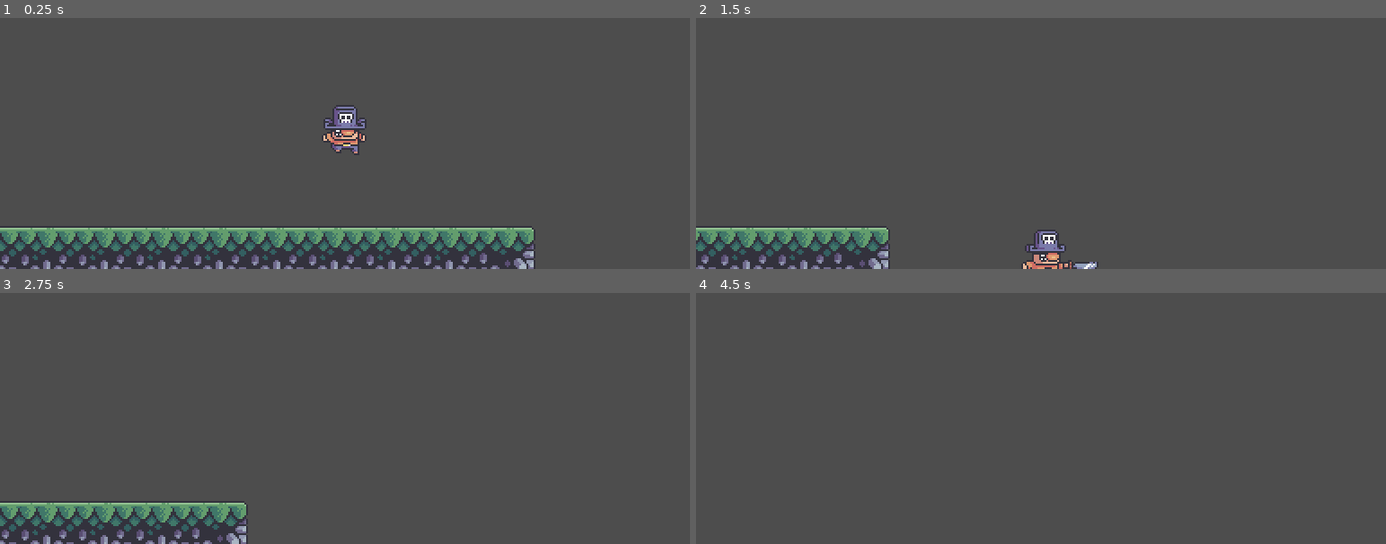
Above: before the commit, frames 1-4 (two rows, left to right).
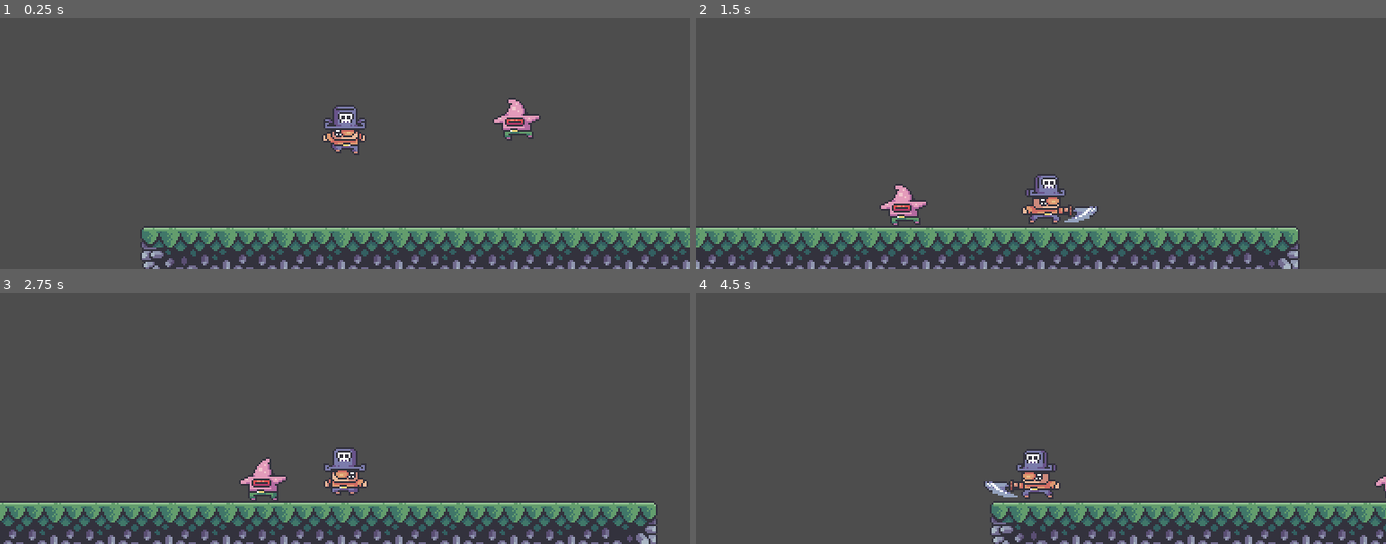
Above: after the commit, the same moments.

Repository: andremmvgabriel/pirate-adventures
Game: Godot game, scene res://scenes/level.tscn
Two runs of this game, one before a commit and one after it. Both use one fixed random seed, a clock stepped at 60 frames per second and the inputs below.
Inputs:
- Up to frame 1 (0.25 s): no input
- Up to frame 2 (1.5 s): hold Right (move_right) from 0.53 s (still down); tap K (attack) at 0.6, 1.35 s; tap Up (jump) at 0.77 s
- Up to frame 3 (2.75 s): tap Up (jump) at 1.52 s; release Right (move_right) at 2.03 s; hold Left (move_left) from 2.03 s (still down); tap K (attack) at 2.1 s
- Up to frame 4 (4.5 s): release Left (move_left) at 2.78 s; hold Right (move_right) 2.78-4.28 s; tap K (attack) at 2.85, 3.6, 4.35 s; tap Up (jump) at 3.02, 3.77 s; hold Left (move_left) from 4.28 s (still down)

The runs differ from the first frame. In frame 1, 14% of the frame differs, in the area x 0-100%, y 31-100%; in frame 2, 15%; in frame 3, 15%, in the area x 0-96%, y 61-100%; in frame 4, 11%.

Commit message:
Hit knockback enemies and animation accordingly

Diff:
--- a/project.godot
+++ b/project.godot
@@ -53,6 +53,8 @@
 
 2d_physics/layer_1="world"
 2d_physics/layer_2="player"
+2d_physics/layer_3="enemy"
+2d_physics/layer_4="player_weapon"
 
 [rendering]
 
--- a/scenes/level.tscn
+++ b/scenes/level.tscn
@@ -1,9 +1,10 @@
-[gd_scene load_steps=5 format=3 uid="uid://i5j1hk616tks"]
+[gd_scene load_steps=6 format=3 uid="uid://i5j1hk616tks"]
 
 [ext_resource type="Script" path="res://scripts/level.gd" id="1_schle"]
 [ext_resource type="PackedScene" uid="uid://bfagb74y8iigv" path="res://prefabs/world_tile_map.tscn" id="1_xa844"]
 [ext_resource type="PackedScene" uid="uid://wdma7a0do52f" path="res://prefabs/player.tscn" id="2_o7xou"]
 [ext_resource type="PackedScene" uid="uid://wenokfjyu3n3" path="res://prefabs/death_zone.tscn" id="4_ntiv5"]
+[ext_resource type="PackedScene" uid="uid://cxste5jum0njs" path="res://prefabs/star.tscn" id="5_oucob"]
 
 [node name="Level" type="Node2D"]
 script = ExtResource("1_schle")
@@ -12,6 +13,13 @@
 layer_0/tile_data = PackedInt32Array(393216, 65536, 4, 393217, 65536, 4, 393218, 65536, 4, 393219, 65536, 4, 393220, 65536, 4, 393221, 65536, 4, 393222, 65536, 4, 393223, 65536, 4, 393224, 65536, 4, 393225, 65536, 4, 393226, 65536, 4, 393227, 65536, 4, 393228, 131072, 4, 458751, 0, 4)
 
 [node name="Player" parent="." instance=ExtResource("2_o7xou")]
-position = Vector2(310, 121)
+position = Vector2(82, 121)
 
 [node name="DeathZone" parent="." instance=ExtResource("4_ntiv5")]
+
+[node name="Enemies" type="Node" parent="."]
+
+[node name="Star" parent="Enemies" instance=ExtResource("5_oucob")]
+position = Vector2(178, 116)
+
+[node name="RespawnPoint" type="Marker2D" parent="."]
--- a/scripts/enemy.gd
+++ b/scripts/enemy.gd
@@ -2,24 +2,52 @@
 
 class_name Enemy
 
+# Serializable Variables
+@export var health = 100
+@export var decomposition_time = 60
+
 # Variables
 var gravity = ProjectSettings.get_setting("physics/2d/default_gravity")
+
+# Components
+@onready var animator = $AnimatedSprite2D
+@onready var collider = $CollisionShape2D
 
 var knock = false
 var knock_force = 100
 var knock_direction = 1
 
+# Private functions
 func _physics_process(delta):
+	if animator.animation == "dead":
+		await get_tree().create_timer(decomposition_time).timeout
+		queue_free()
+
 	if knock:
+		if health <= 0:
+			animator.play("dead")
+		else:
+			animator.play("hit")
 		var knock_impulse = Vector2(knock_force * knock_direction, -knock_force)
 		apply_central_impulse(knock_impulse)
 		knock = false
+		return
+
+	if animator.animation == "hit" and animator.is_playing():
+		return
+
+	animator.play("idle")
 
 func _integrate_forces(state):
 	# Block rotation
 	rotation_degrees = 0
 
-func hit(direction):
-	print("Enemy taking damage")
+func _is_dead():
+	return animator.animation == "dead"
+
+# Public functions
+func hit(damage, direction):
+	if health <= 0: return
+	health -= damage
 	knock_direction = direction
 	knock = true
--- a/scripts/level.gd
+++ b/scripts/level.gd
@@ -2,6 +2,7 @@
 
 @onready var player = $Player
 @onready var death_zone = $DeathZone
+@onready var respawn_point = $RespawnPoint
 
 func _ready():
 	death_zone.connect("body_entered", _on_dead_zone_body_entered)
@@ -10,4 +11,5 @@
 	death_zone.global_position.x = player.global_position.x
 
 func _on_dead_zone_body_entered(body):
-	print("wow")
+	if body is Player:
+		player.global_position = respawn_point.global_position
--- a/scripts/player.gd
+++ b/scripts/player.gd
@@ -78,6 +78,6 @@
 func _on_sword_body_entered(body):
 	if body is Enemy:
 		var hit_dir = int(animator.flip_h == false) * 2 - 1
-		body.hit(hit_dir)
+		body.hit(25, hit_dir)
 
 # Public functions
